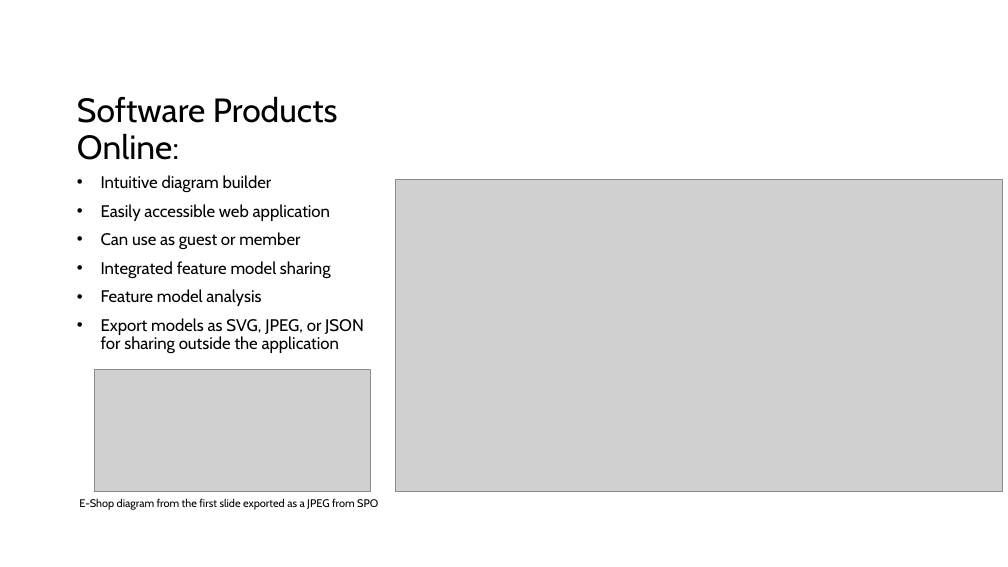
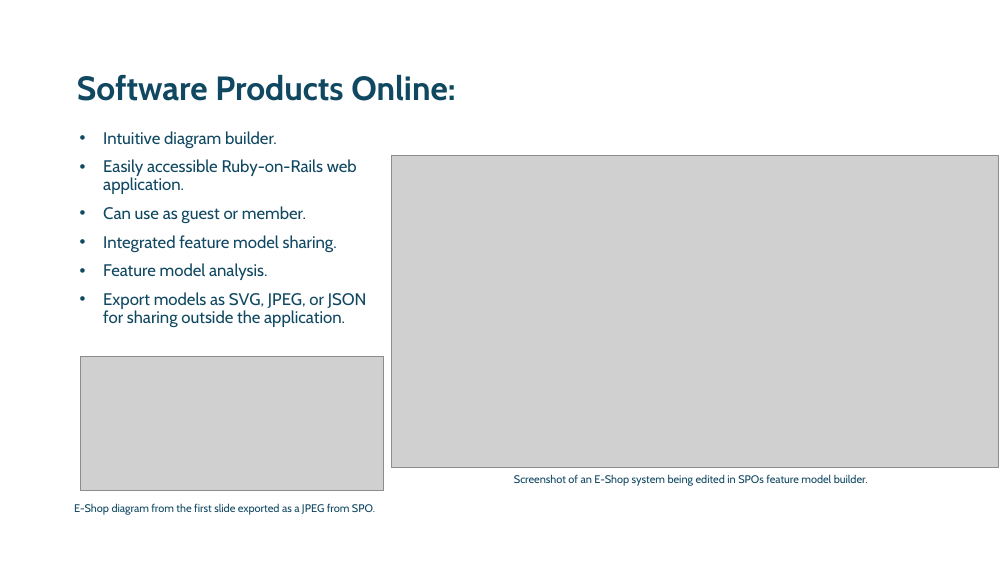
Before and after one commit to Ecdysiasttt/Dissertation, a slide deck: slide 4 of Presentation Powerpoint.pptx. Drawn at 1008x567 pixels with LibreOffice and Linux fonts; fonts in the diff are those of the drawing; grey boxes stand for pictures. Boxes give left, top, right and bottom in pixels: in the first picture for what was removed or moved away, otherwise in the second. Text is boxed around its words. In the diff, an @@ line names an element or a change of style, - is before the commit and + after.

```diff
--- a/Presentation Powerpoint.pptx
+++ b/Presentation Powerpoint.pptx
@@ title "Software Products Online:": place and size @@
-title "Software Products Online:" at (77,96,338,160)
+title "Software Products Online:" at (77,74,455,101)
@@ title "Software Products Online:" at (77,74,455,101): text colour #000000 to #104862, bold on @@
@@ text at (103,131,367,327): text changed; text colour #000000 to #104862 @@
-• Intuitive diagram builder
-• Easily accessible web application
-• Can use as guest or member
-• Integrated feature model sharing
-• Feature model analysis
-• Export models as SVG, JPEG, or JSON for sharing outside the application
+• Intuitive diagram builder.
+• Easily accessible Ruby-on-Rails web application.
+• Can use as guest or member.
+• Integrated feature model sharing.
+• Feature model analysis.
+• Export models as SVG, JPEG, or JSON for sharing outside the application.
@@ picture: place and size @@
-picture at (395,179,1002,491)
+picture at (392,156,998,467)
@@ picture: place and size @@
-picture at (94,369,371,491)
+picture at (80,357,384,491)
@@ text added at (514,474,868,486), 10.5 pt, text #104862 @@
+Screenshot of an E-Shop system being edited in SPOs feature model builder.
@@ text at (74,503,375,515): text changed; text colour #000000 to #104862 @@
-E-Shop diagram from the first slide exported as a JPEG from SPO
+E-Shop diagram from the first slide exported as a JPEG from SPO.
```
Also in this commit, not shown: 4 other slides changed, 1 slide added, 1 slide removed, 1 other file.
